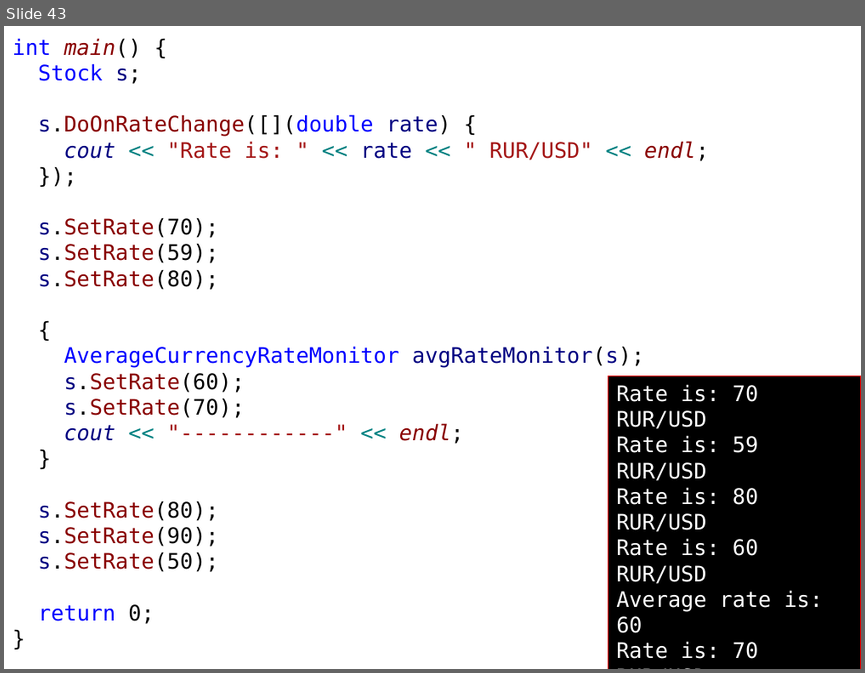
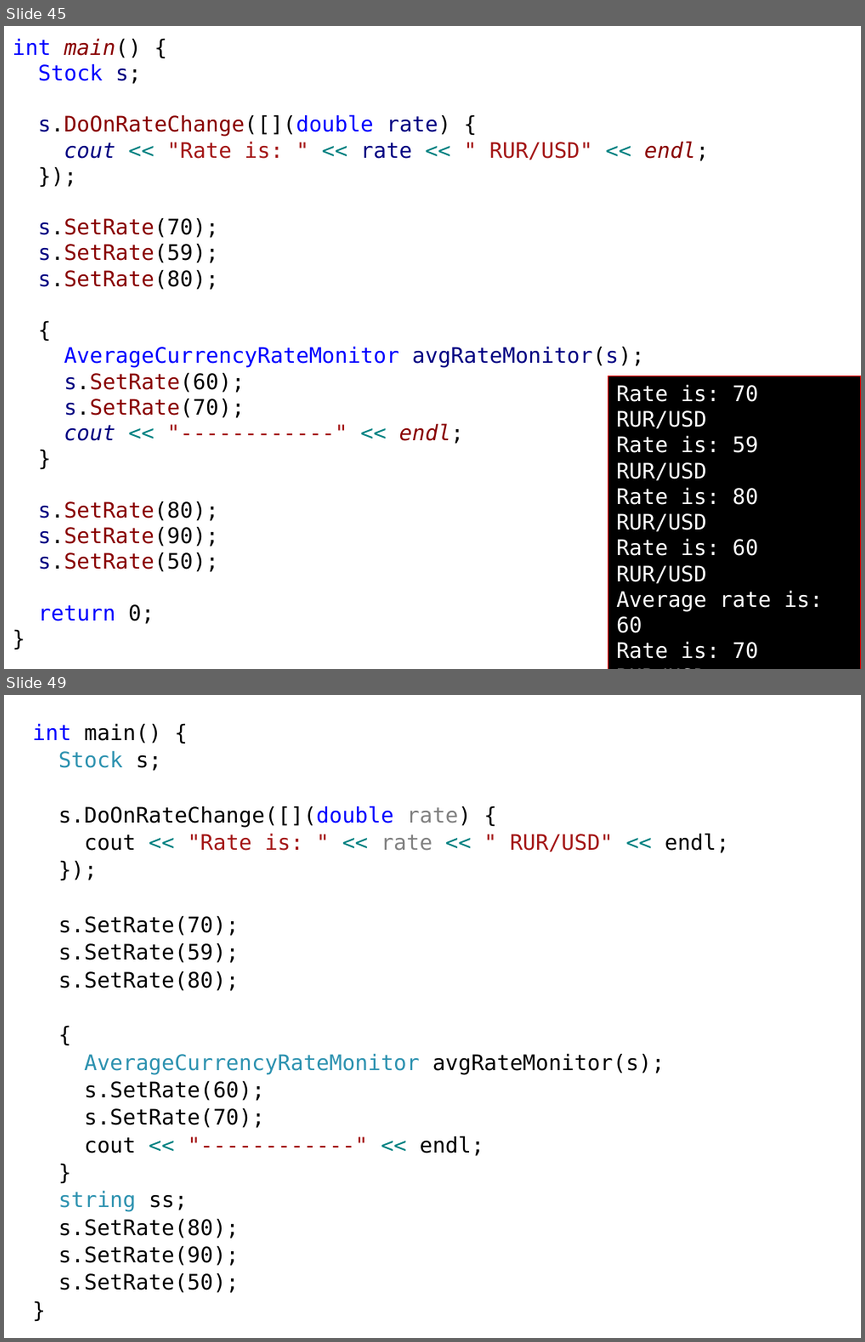
Before and after one commit to alexey-malov/ood, a slide deck: lectures/02.observer/observer.pptx. Shown one above the other, each under a label of ours: slide 43 before the commit, slides 45 and 49 after it; the slides between them are not shown. The pictures are 865x673 and 865x1342 pixels, drawn with LibreOffice and Linux fonts; fonts in the diff are those of the drawing. Boxes give left, top, right and bottom in pixels: in the first picture for what was removed or moved away, otherwise in the second. Text is boxed around its words. In the diff, an @@ line names an element or a change of style, - is before the commit and + after.

```diff
--- a/lectures/02.observer/observer.pptx
+++ b/lectures/02.observer/observer.pptx
@@ slide 49 added at bbox=[4, 695, 861, 1338], background #FFFFFF @@
@@ text added at bbox=[33, 724, 729, 1293], 18 pt, text #000000 @@
+int main() {
+Stock s;
+s.DoOnRateChange([](double rate) {
+cout << "Rate is: " << rate << " RUR/USD" << endl;
+});
+s.SetRate(70);
+s.SetRate(59);
+s.SetRate(80);
+{
+AverageCurrencyRateMonitor avgRateMonitor(s);
+s.SetRate(60);
+s.SetRate(70);
+cout << "------------" << endl;
+}
+string ss;
+s.SetRate(80);
+s.SetRate(90);
+s.SetRate(50);
+}
@@ what was slide 43 is now slide 45 @@
```
Also in this commit, not shown: 2 slides changed, 5 other slides added, 4 other files.
